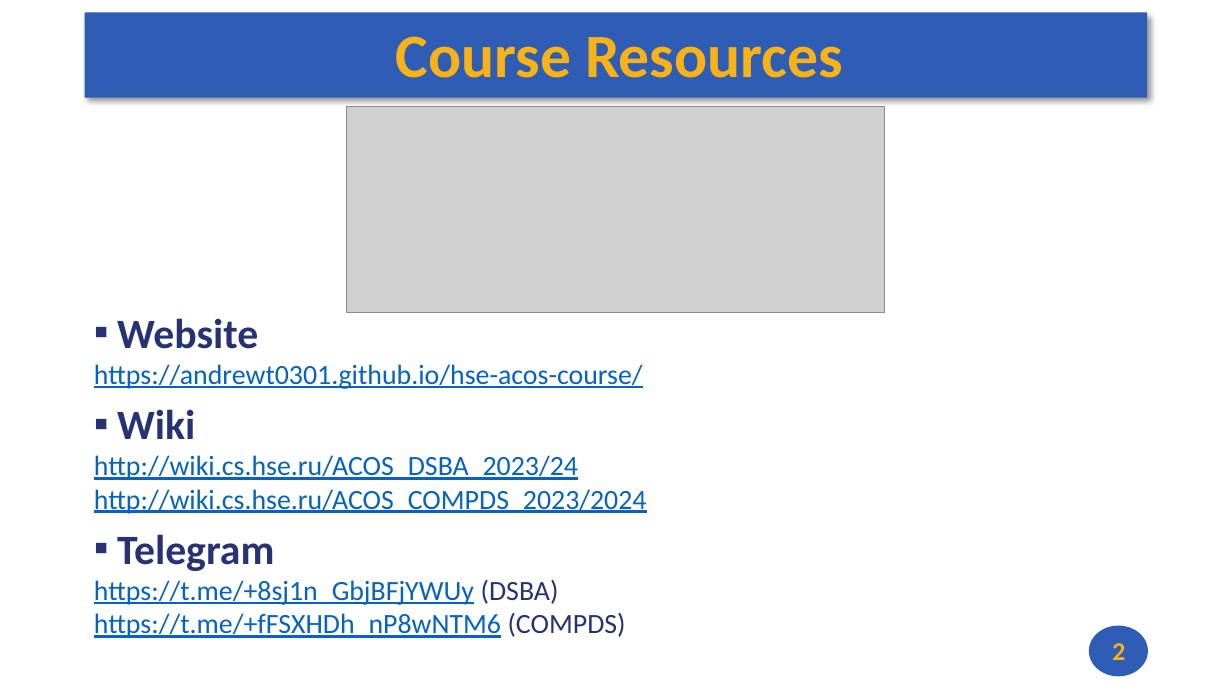
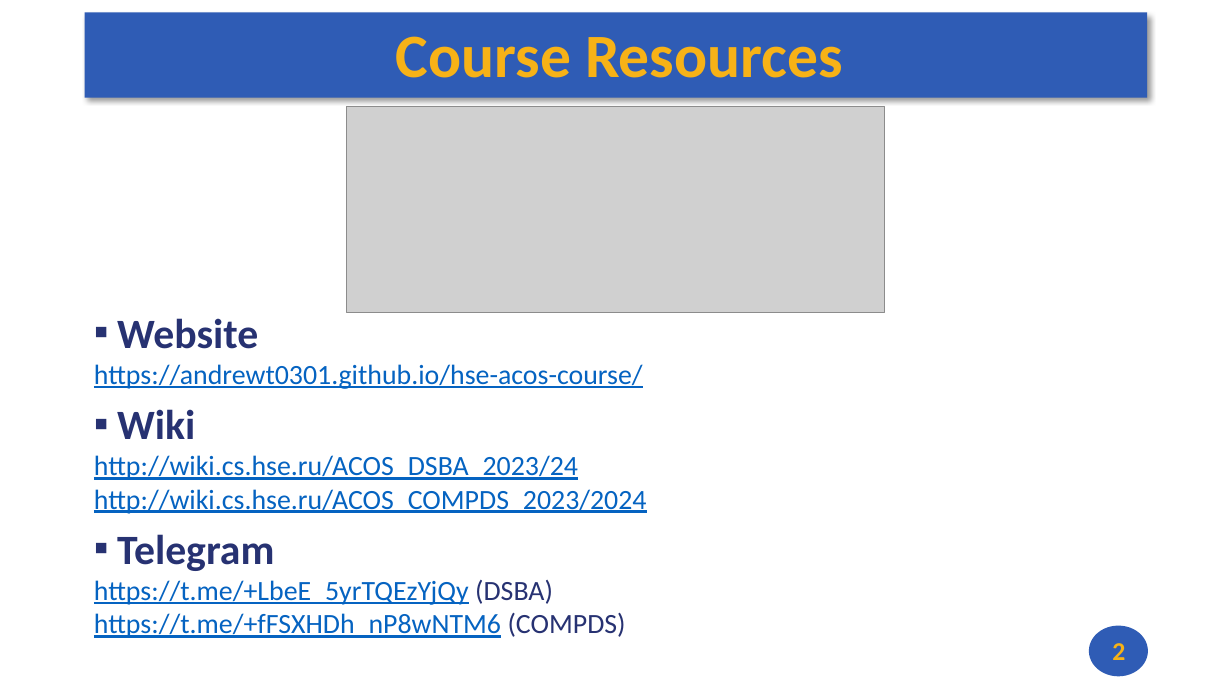
Before and after one commit to andrewt0301/hse-acos-course, a slide deck: slide 2 of docs/part1ca/01_Introduction/CA_Lecture_01.pptx. Drawn at 1232x693 pixels with LibreOffice and Linux fonts; fonts in the diff are those of the drawing; grey boxes stand for pictures. Boxes give left, top, right and bottom in pixels: in the first picture for what was removed or moved away, otherwise in the second. Text is boxed around its words. In the diff, an @@ line names an element or a change of style, - is before the commit and + after.

```diff
--- a/docs/part1ca/01_Introduction/CA_Lecture_01.pptx
+++ b/docs/part1ca/01_Introduction/CA_Lecture_01.pptx
@@ text at (94,580,553,605): text changed @@
-https://t.me/+8sj1n_GbjBFjYWUy (DSBA)
+https://t.me/+LbeE_5yrTQEzYjQy (DSBA)
```
Also in this commit, not shown: 1 other slide changed, 1 other file.
